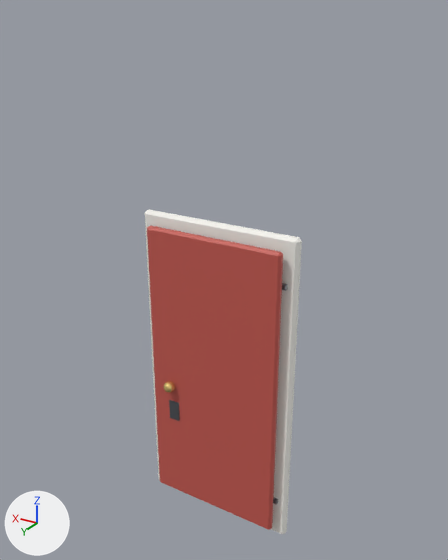
Before and after pictures for a commit that changed the glTF model godot_project/assets/components/door_front.glb.
Both versions are drawn from a camera (50 mm lens) standing at (-1.88, 3.06, 2.27) and looking at (-0.02, -0.03, 0.72). The lights are fixed; the arrows at lower left show +X, +Y and +Z. The older version comes first.

Names of what the first picture shows: 'frame', 'hinge_top', 'knob', 'lock_plate', 'panel'.
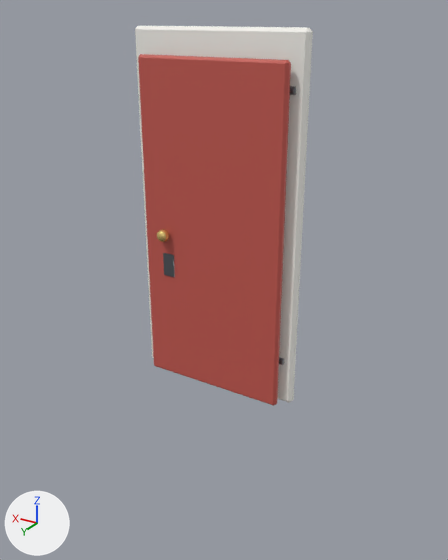
What differs and where, as boxes (x1, y1, x2, y2) in the pictures (448 x 560 px):
'panel', moved: before (147, 226, 283, 530); after (138, 54, 291, 406)
'frame', moved: before (145, 209, 302, 534); after (135, 26, 313, 402)
'lock_plate', moved: before (169, 400, 180, 421); after (163, 253, 175, 277)
'knob', moved: before (163, 381, 175, 393); after (157, 229, 169, 242)
'hinge_top', moved: before (282, 283, 287, 291); after (290, 86, 296, 95)

The change in detail:
Object 'frame' (ob_frame) moves from (0.0, 0.0, 0.0) to (0.0, 0.0, 1.1).
Object 'panel' (ob_panel) moves from (0.0, 0.08, 0.0) to (0.0, 0.08, 1.025).
Object 'knob' (ob_knob) moves from (0.32, 0.13, -0.1) to (0.32, 0.13, 1.0).
Object 'hinge_top' (ob_hinge_top) moves from (-0.45, 0.04, 0.8) to (-0.45, 0.04, 1.9).
Object 'lock_plate' (ob_lock_plate) moves from (0.3, 0.1, -0.3) to (0.3, 0.1, 0.8).
